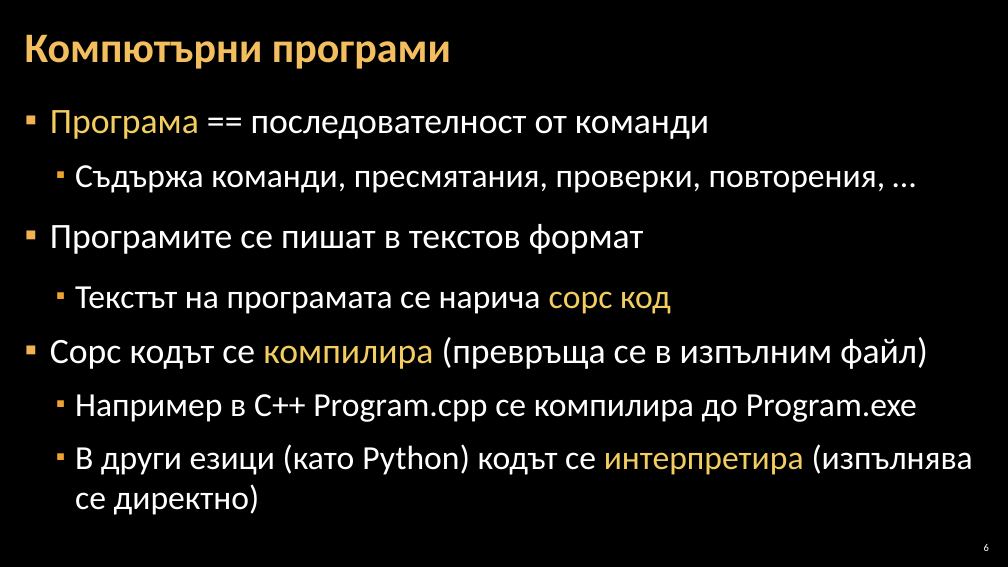
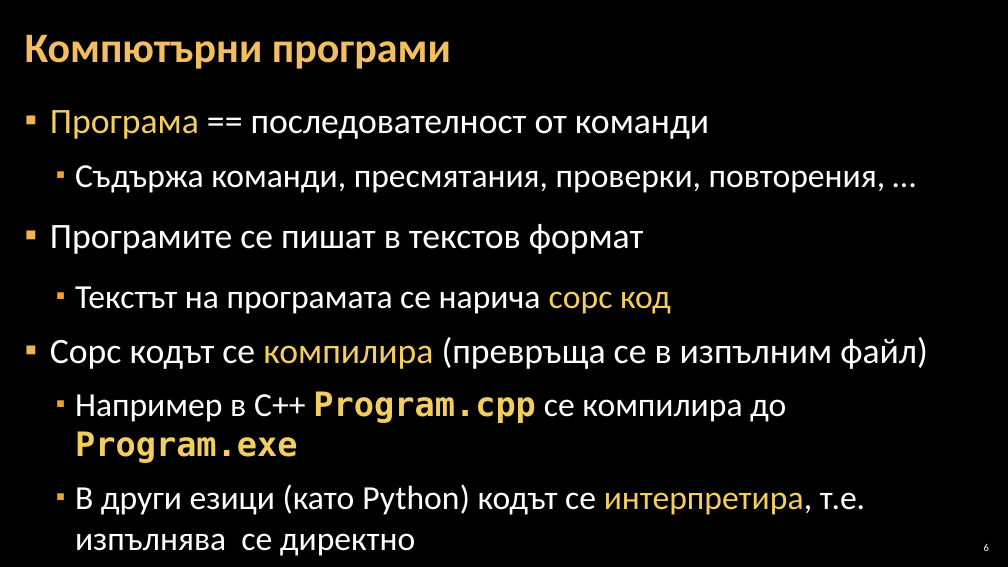
Before and after one commit to Software-University/C-plus-plus, a slide deck: slide 6 of 1. First-Steps-in-Coding/1. First-Steps-in-Coding.pptx. Drawn at 1008x567 pixels with LibreOffice and Linux fonts; fonts in the diff are those of the drawing; background and template pictures are left out. Boxes give left, top, right and bottom in pixels: in the first picture for what was removed or moved away, otherwise in the second. Text is boxed around its words. In the diff, an @@ line names an element or a change of style, - is before the commit and + after.

Commit message:
Many small bug fixes + formatting improvements

```diff
--- a/1. First-Steps-in-Coding/1. First-Steps-in-Coding.pptx
+++ b/1. First-Steps-in-Coding/1. First-Steps-in-Coding.pptx
@@ text at (75, 391, 786, 463): font Calibri to DejaVu Sans Mono, text colour #FFFFFF to #F3CD60, bold on in "Program.cpp Program.exe" @@
@@ text at (75, 484, 865, 556): text changed @@
-  ▪ В други езици (като Python) кодът се интерпретира (изпълнява се директно)
+  ▪ В други езици (като Python) кодът се интерпретира, т.е. изпълнява се директно
```
Also in this commit, not shown: 12 other slides changed.
